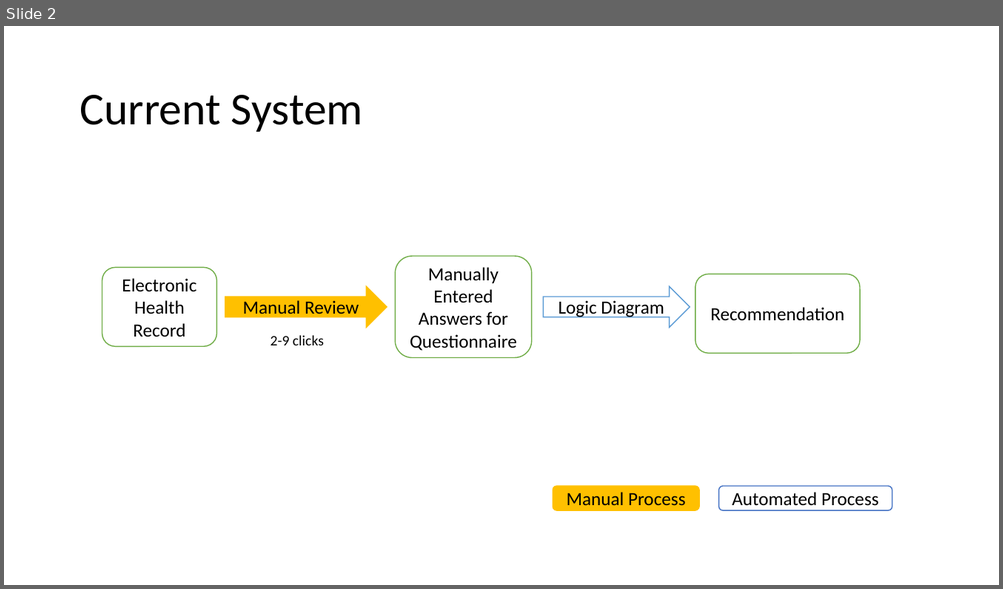
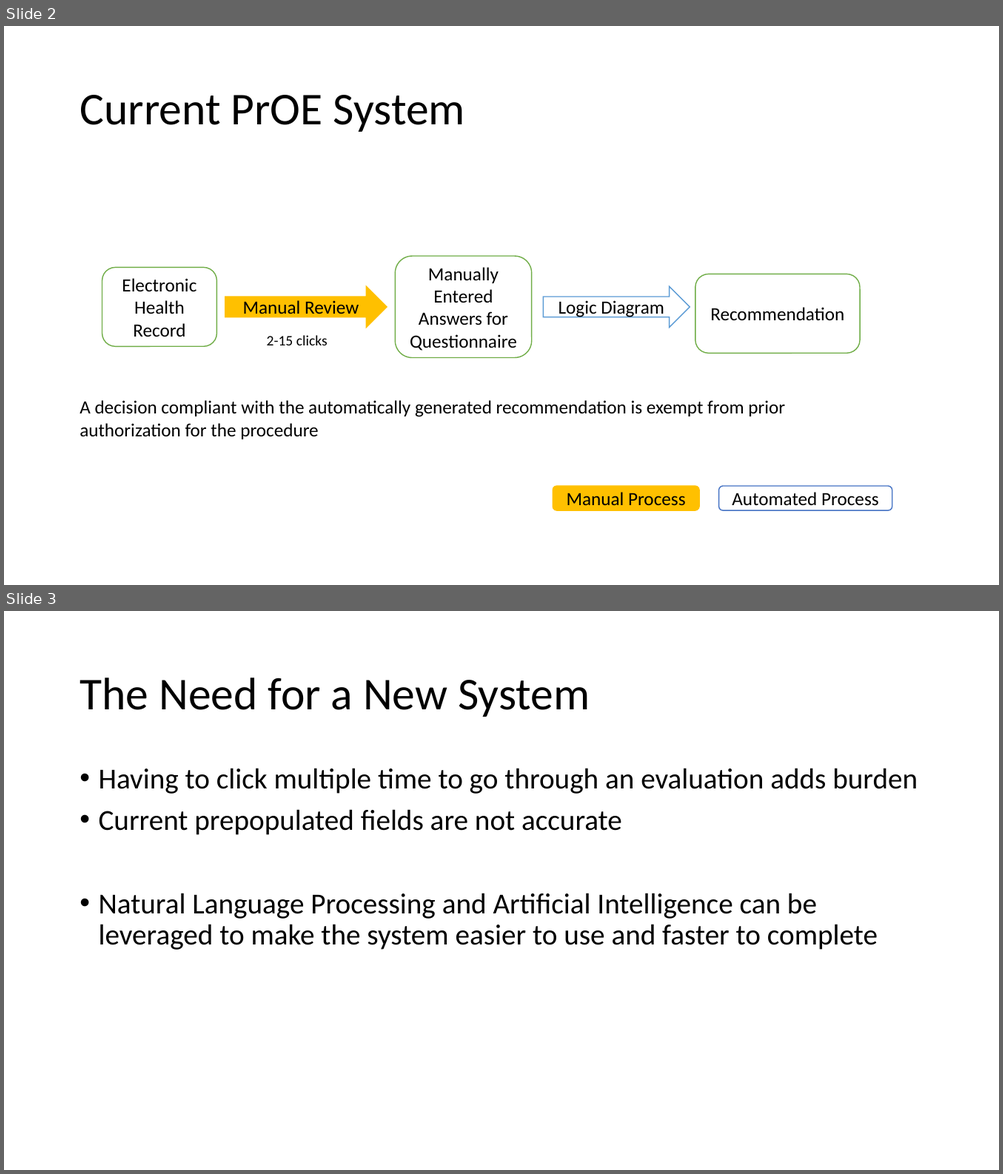
Before and after one commit to MGH-LMIC/PDS_public, a slide deck: PDS_overview_Apr2019.pptx. Shown one above the other, each under a label of ours: slide 2 before the commit, slides 2 and 3 after it. The pictures are 1003x589 and 1003x1174 pixels, drawn with LibreOffice and Linux fonts; fonts in the diff are those of the drawing. Boxes give left, top, right and bottom in pixels: in the first picture for what was removed or moved away, otherwise in the second. Text is boxed around its words. In the diff, an @@ line names an element or a change of style, - is before the commit and + after.

```diff
--- a/PDS_overview_Apr2019.pptx
+++ b/PDS_overview_Apr2019.pptx
@@ slide 3 added at [4, 611, 999, 1170], background #FFFFFF @@
@@ title added at [79, 678, 589, 717], 44 pt, text #000000 @@
+The Need for a New System
@@ text added at [99, 768, 917, 950], 28 pt, text #000000 @@
+• Having to click multiple time to go through an evaluation adds burden
+• Current prepopulated fields are not accurate
+• Natural Language Processing and Artificial Intelligence can be leveraged to make the system easier to use and faster to complete
@@ slide 2 changed as well @@
@@ title at [79, 95, 465, 132]: text changed @@
-Current System
+Current PrOE System
@@ text at [267, 335, 327, 346]: text changed @@
-2-9 clicks
+2-15 clicks
@@ text added at [79, 400, 785, 440], 18 pt, text #000000 @@
+A decision compliant with the automatically generated recommendation is exempt from prior authorization for the procedure
```
Also in this commit, not shown: 2 other slides changed, 2 other slides added.
